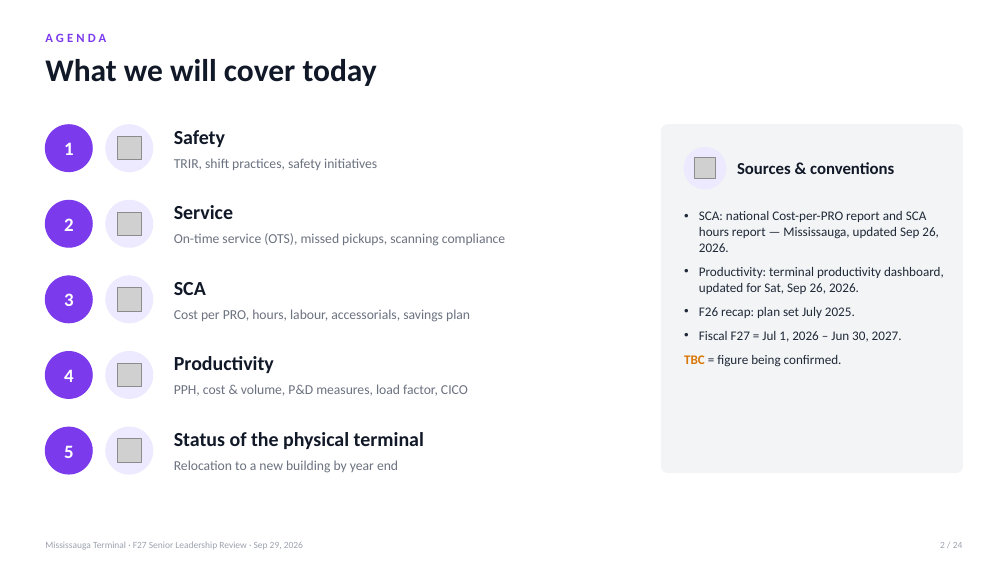
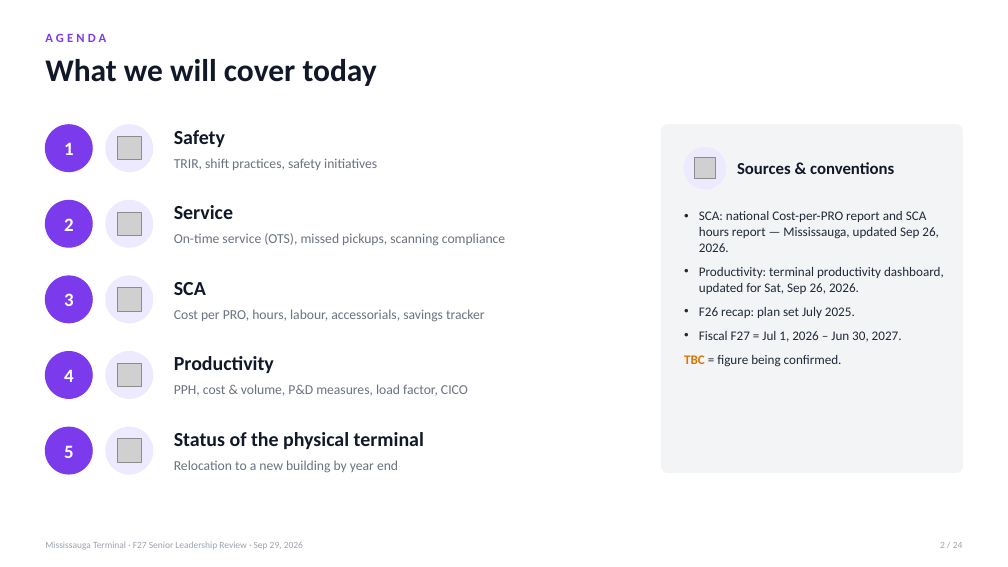
Before and after one commit to FuoriclasseX/mississauga-terminal-f26-cost-transformation-dashboard, a slide deck: slide 2 of presentation/Mississauga_F27_Leadership_Review_Sep29.pptx. Drawn at 1008x567 pixels with LibreOffice and Linux fonts; fonts in the diff are those of the drawing; grey boxes stand for pictures. Boxes give left, top, right and bottom in pixels: in the first picture for what was removed or moved away, otherwise in the second. Text is boxed around its words. In the diff, an @@ line names an element or a change of style, - is before the commit and + after.

```diff
--- a/presentation/Mississauga_F27_Leadership_Review_Sep29.pptx
+++ b/presentation/Mississauga_F27_Leadership_Review_Sep29.pptx
@@ text at bbox=[174, 309, 485, 322]: text changed @@
-Cost per PRO, hours, labour, accessorials, savings plan
+Cost per PRO, hours, labour, accessorials, savings tracker
```
Also in this commit, not shown: 2 other slides changed.
